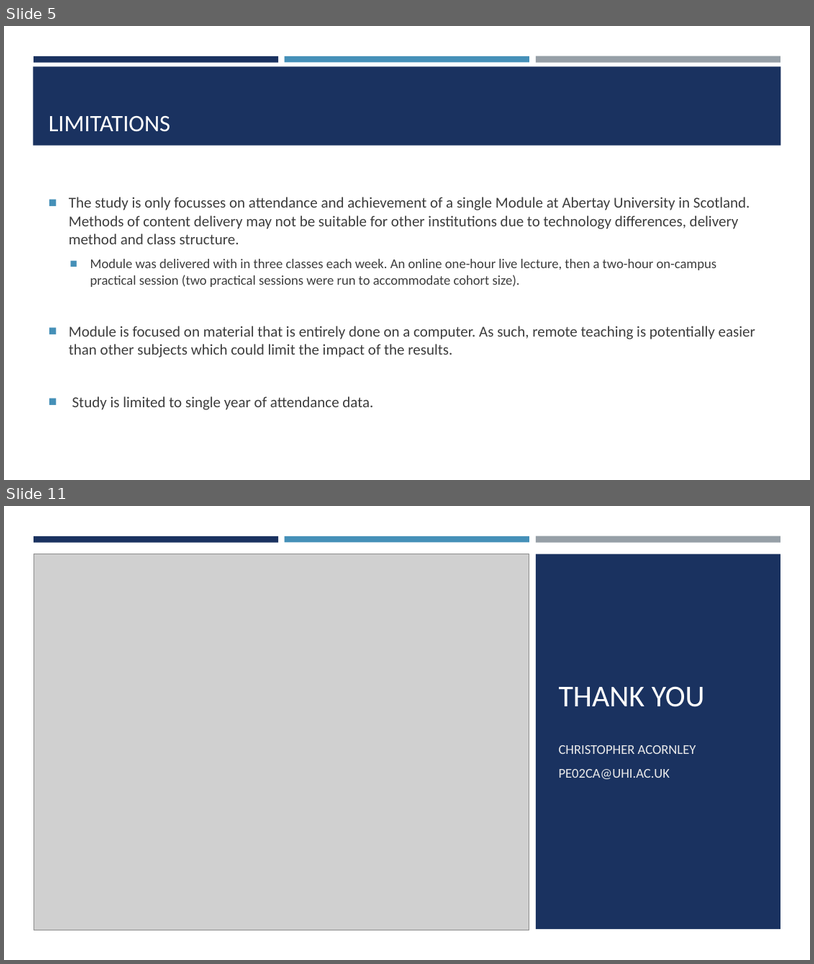
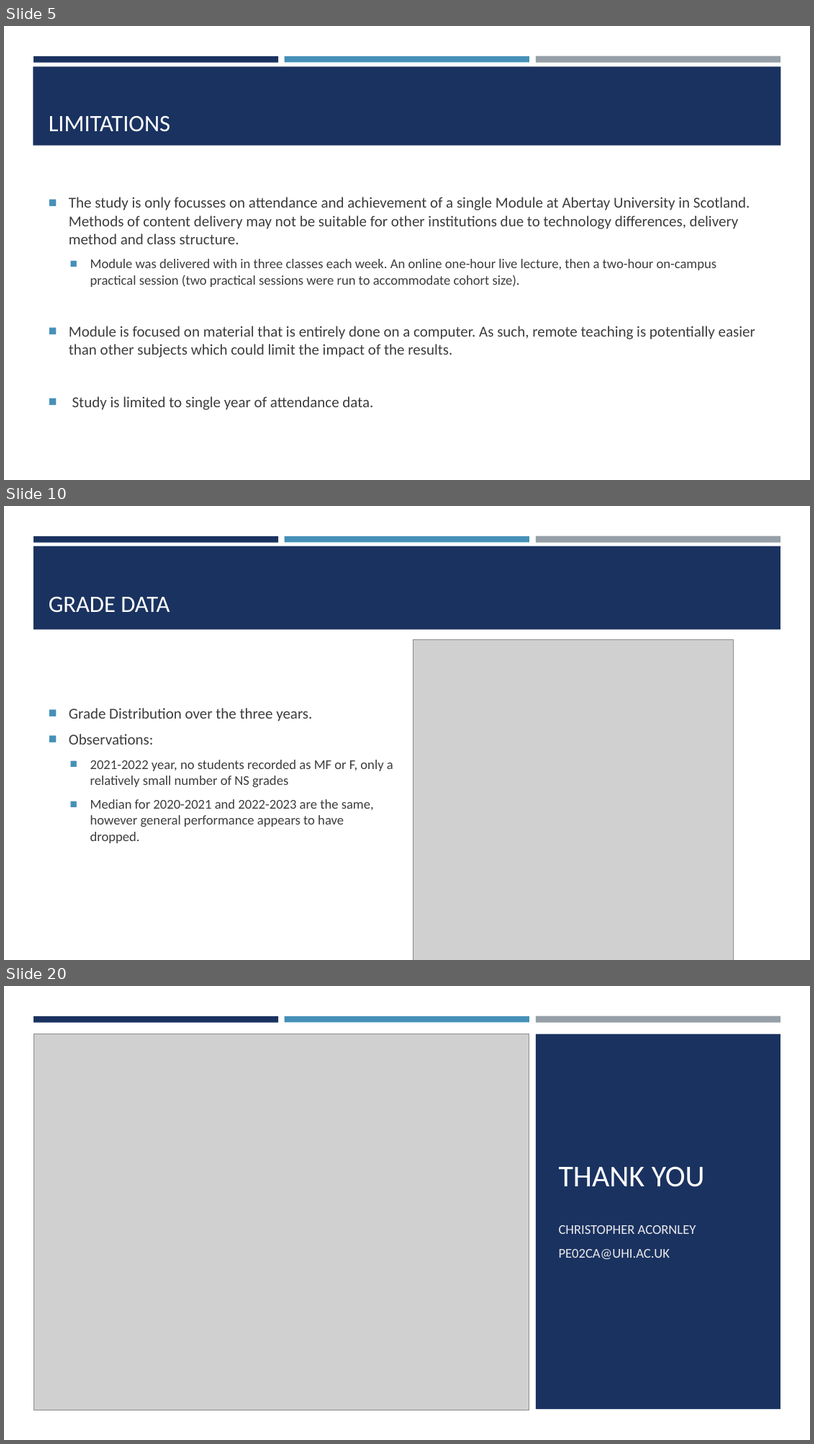
Before and after one commit to ChrisAcornleyPhD/CAP512Data, a slide deck: scripts/CAP512.pptx. Shown one above the other, each under a label of ours: slides 5 and 11 before the commit, slides 5, 10 and 20 after it; the slides between them are not shown. The pictures are 814x964 and 814x1444 pixels, drawn with LibreOffice and Linux fonts; fonts in the diff are those of the drawing; grey boxes stand for pictures. Boxes give left, top, right and bottom in pixels: in the first picture for what was removed or moved away, otherwise in the second. Text is boxed around its words. In the diff, an @@ line names an element or a change of style, - is before the commit and + after.

Commit message:
Basic analysis of grade and attendance data

```diff
--- a/scripts/CAP512.pptx
+++ b/scripts/CAP512.pptx
@@ slide 10 added at [4, 506, 810, 960], background #FFFFFF; not listed: 3 template elements that a slide beside it also shows @@
@@ rectangle added at [34, 546, 782, 629], fill #1A3260 @@
@@ title added at [49, 597, 170, 613], 28 pt, text #FFFFFF @@
+GRADE DATA
@@ picture added at [414, 640, 733, 960] @@
@@ text added at [69, 708, 394, 843], 16 pt, text #3D3D3D @@
+■ Grade Distribution over the three years.
+■ Observations:
+  ■ 2021-2022 year, no students recorded as MF or F, only a relatively small number of NS grades
+  ■ Median for 2020-2021 and 2022-2023 are the same, however general performance appears to have dropped.
@@ what was slide 11 is now slide 20 @@
```
Also in this commit, not shown: 3 slides changed, 10 other slides added, 2 slides removed.
